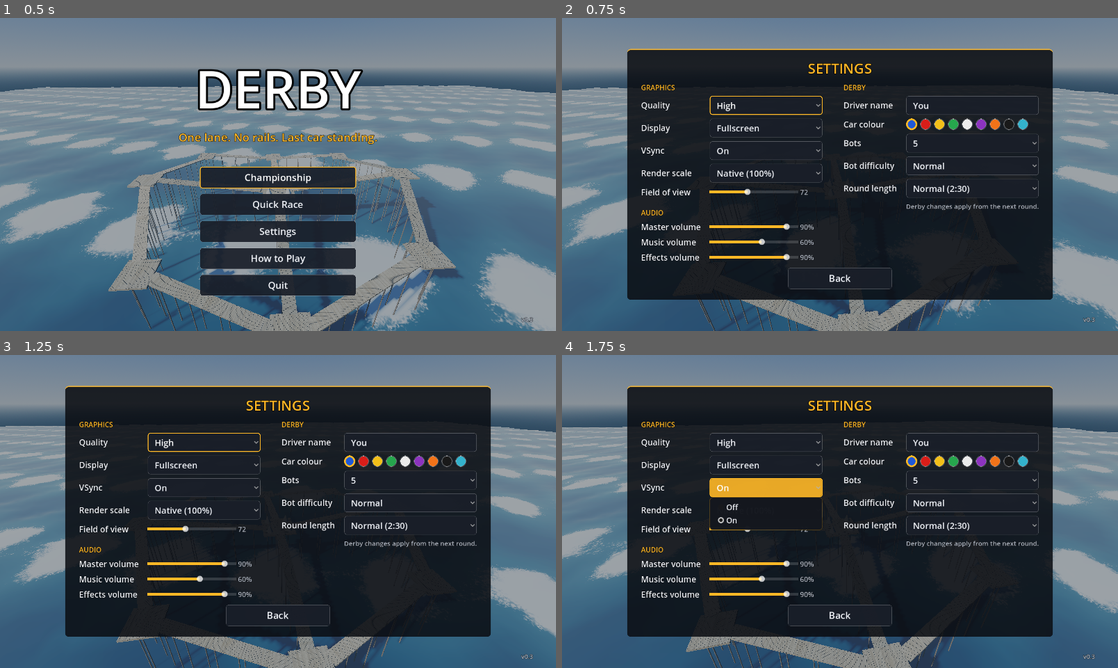
Above: before the commit, frames 1-4 (two rows, left to right).
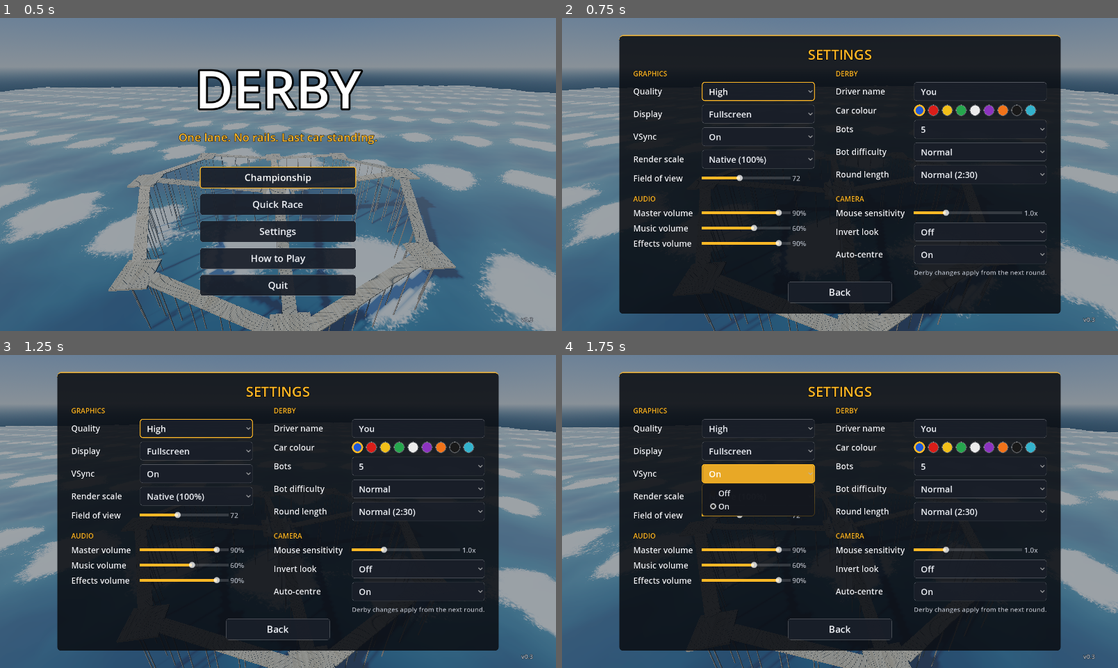
Above: after the commit, the same moments.

Repository: AliHassan35504/derby-game
Game: Godot game, scene res://scenes/main.tscn
Two runs of this game, one before a commit and one after it. Both use one fixed random seed, a clock stepped at 60 frames per second and the inputs below. Sound files missing from this copy of the repository are replaced by a short silence.
Inputs:
- Up to frame 1 (0.5 s): no input
- Up to frame 2 (0.75 s): click "Settings" at 0.5 s
- Up to frame 3 (1.25 s): no input
- Up to frame 4 (1.75 s): click "On" at 1.25 s

Frame 1 is identical in both runs. In frame 2, 18% of the frame differs, in the area x 10-90%, y 5-95%; in frame 3, 18%; in frame 4, 19%.

Commit message:
Free mouse camera with views, look back and zoom; handbrake drifts, air control, damage wear, horn
Co-Authored-By: Claude Opus 5.5 (1M context) <noreply@anthropic.com>
Claude-Session: https://claude.ai/code/session_0111eQb8SzPTEcEAYqp1ZyQB

Diff:
--- a/scripts/bot_controller.gd
+++ b/scripts/bot_controller.gd
@@ -45,8 +45,13 @@
 		return
 	_retarget_in -= delta
 	if _target == null or not _target.alive or _retarget_in <= 0.0:
+		var previous := _target
 		_target = _pick_target()
 		_retarget_in = randf_range(2.0, 4.0)
+		# Now and then a bot honks as it goes after someone new nearby.
+		if _target and _target != previous and randf() < 0.25 \
+				and _target.global_position.distance_to(car.global_position) < 30.0:
+			car.honk()
 
 	var speed := car.get_forward_speed()
 	if _reverse_time > 0.0:
--- a/scripts/car.gd
+++ b/scripts/car.gd
@@ -82,6 +82,18 @@
 ## instead of rolling over on their own. Hits and drops still flip them.
 const ANTI_ROLL := 6.0
 const ROLL_DAMPING := 1.5
+## Air control (player only): how hard the keys pitch and roll the car in
+## the air, per kg, and the fastest spin they can build up.
+const AIR_PITCH := 4.0
+const AIR_ROLL := 1.3
+const AIR_SPIN_LIMIT := 3.0
+## Handbrake: rear wheels lock up and lose grip so the tail slides out.
+const HANDBRAKE_REAR := 15.0
+const HANDBRAKE_GRIP := 0.75
+## Below this health fraction the engine starts to lose power, misfire and
+## the steering pulls to one side.
+const DAMAGE_WEAR_START := 0.5
+const HORN_COOLDOWN := 0.5
 
 @export var car_type := "van"
 @export var display_name := "Car"
@@ -106,6 +118,8 @@
 var brace_input := false
 ## Set true for one frame to request a hop.
 var hop_input := false
+## Lets the steer/throttle keys pitch and roll the car in the air.
+var air_control := false
 
 var nitro := 1.0
 var hop_cooldown := 0.0
@@ -122,6 +136,14 @@
 var _fire: GPUParticles3D
 var _flames: GPUParticles3D
 var _clock := 0.0
+var _front_wheels: Array[VehicleWheel3D] = []
+var _rear_wheels: Array[VehicleWheel3D] = []
+var _tyre_smoke: Array[GPUParticles3D] = []
+var _misfire := 0.0
+var _next_misfire := 2.0
+## Which way a damaged car's steering pulls (-1 or 1).
+var _pull_side := 1.0
+var _horn_ready := 0.0
 
 
 func _init() -> void:
@@ -139,6 +161,7 @@
 	health = max_health
 	center_of_mass_mode = RigidBody3D.CENTER_OF_MASS_MODE_CUSTOM
 	center_of_mass = Vector3(0, stats["com_y"], 0)
+	_pull_side = -1.0 if randf() < 0.5 else 1.0
 	_build_body()
 	_build_wheels()
 	add_child(CarAudio.new())
@@ -175,6 +198,29 @@
 
 func is_nitro_active() -> bool:
 	return alive and controls_enabled and nitro_input and nitro > 0.02
+
+
+## Sounds the horn (ignored while it is still sounding).
+func honk() -> void:
+	if not alive or _clock < _horn_ready:
+		return
+	_horn_ready = _clock + HORN_COOLDOWN
+	var audio := get_node_or_null("CarAudio")
+	if audio:
+		audio.honk()
+
+
+## 1 when healthy, falling towards 0 as damage wears the car out.
+func wear() -> float:
+	return clampf((health / max_health) / DAMAGE_WEAR_START, 0.0, 1.0)
+
+
+func wheels_touching() -> int:
+	var touching := 0
+	for wheel in _front_wheels + _rear_wheels:
+		if wheel.is_in_contact():
+			touching += 1
+	return touching
 
 
 func _physics_process(delta: float) -> void:
@@ -209,6 +255,8 @@
 		_flames.emitting = false
 
 	_stabilize()
+	_air_control()
+	_update_tyre_smoke()
 	_track_contacts()
 	_check_impact_damage()
 	_prev_velocity = linear_velocity
@@ -218,9 +266,23 @@
 	var speed := get_forward_speed()
 	# Positive steering turns the car left.
 	var max_steer := max_steer_at(speed)
-	steering = move_toward(steering, steer_input * max_steer, delta * 3.0)
+	# A badly damaged car pulls to one side; the driver has to fight it.
+	var pull := (1.0 - wear()) * 0.12 * _pull_side
+	steering = move_toward(steering, clampf(steer_input * max_steer + pull, -max_steer, max_steer), delta * 3.0)
 	var engine: float = stats["engine"]
 	var top: float = stats["top_speed"]
+	# Damage costs power and top speed, and a wrecked engine misfires.
+	var worn := wear()
+	engine *= lerpf(0.6, 1.0, worn)
+	top *= lerpf(0.8, 1.0, worn)
+	if worn < 0.6:
+		_next_misfire -= delta
+		if _next_misfire <= 0.0:
+			_misfire = randf_range(0.1, 0.25)
+			_next_misfire = randf_range(0.6, 2.5) * (0.4 + worn)
+	_misfire = maxf(_misfire - delta, 0.0)
+	if _misfire > 0.0:
+		engine *= 0.1
 
 	mass = _base_mass * (BRACE_MASS if brace_input else 1.0)
 	if brace_input:
@@ -249,8 +311,14 @@
 		var power := clampf(1.0 - absf(speed) / limit, 0.0, 1.0)
 		engine_force = throttle_input * engine * power
 		brake = 0.0
-	if handbrake_input:
-		brake = 60.0
+	# The handbrake only locks the rear wheels, so the tail slides out for
+	# handbrake turns and drifts. Setting brake above resets every wheel.
+	var rear_grip: float = stats["grip"] * grip_multiplier * (HANDBRAKE_GRIP if handbrake_input else 1.0)
+	for wheel in _rear_wheels:
+		wheel.wheel_friction_slip = rear_grip
+		if handbrake_input:
+			wheel.brake = maxf(wheel.brake, HANDBRAKE_REAR)
+			wheel.engine_force = 0.0
 
 	if hop_input:
 		hop_input = false
@@ -270,6 +338,31 @@
 	var roll := global_basis.x.y
 	var roll_rate := angular_velocity.dot(forward)
 	apply_torque(-forward * (roll * ANTI_ROLL + roll_rate * ROLL_DAMPING) * _base_mass)
+
+
+## Lets the player straighten the car in the air: throttle/reverse pitch
+## the nose down/up and steering rolls it, like GTA.
+func _air_control() -> void:
+	if not air_control or not controls_enabled or wheels_touching() > 0:
+		return
+	var right := global_basis.x
+	var forward := get_forward()
+	var pitch_rate := angular_velocity.dot(right)
+	var roll_rate := angular_velocity.dot(forward)
+	var pitch := throttle_input
+	var roll := -steer_input
+	if absf(pitch_rate) < AIR_SPIN_LIMIT or signf(pitch_rate) != signf(pitch):
+		apply_torque(right * pitch * AIR_PITCH * mass)
+	if absf(roll_rate) < AIR_SPIN_LIMIT or signf(roll_rate) != signf(roll):
+		apply_torque(forward * roll * AIR_ROLL * mass)
+
+
+func _update_tyre_smoke() -> void:
+	var speed := linear_velocity.length()
+	for i in _rear_wheels.size():
+		var wheel := _rear_wheels[i]
+		var sliding := wheel.is_in_contact() and wheel.get_skidinfo() < 0.35 and speed > 4.0
+		_tyre_smoke[i].emitting = sliding and alive
 
 
 func _track_contacts() -> void:
@@ -452,3 +545,12 @@
 			wheel.wheel_roll_influence = 0.12
 			wheel.add_child(CarVisuals.build_wheel(radius, width, stats["style"]))
 			add_child(wheel)
+			if end > 0.0:
+				_front_wheels.append(wheel)
+			else:
+				_rear_wheels.append(wheel)
+				var smoke := _make_particles(Color(0.85, 0.85, 0.85, 0.35), 0.45, 1.4, 1.2, 20)
+				smoke.position = wheel.position + Vector3(0, -radius * 0.8, 0)
+				(smoke.process_material as ParticleProcessMaterial).scale_max = 2.4
+				(smoke.process_material as ParticleProcessMaterial).gravity = Vector3(0, 0.4, 0)
+				_tyre_smoke.append(smoke)
--- a/scripts/chase_camera.gd
+++ b/scripts/chase_camera.gd
@@ -1,10 +1,21 @@
 class_name ChaseCamera
 extends Camera3D
-## Third-person camera. Follows behind a car, shakes on big hits, and can
-## instead slowly orbit a point (used on the Next Derby screen).
+## Third-person camera. Follows behind a car with a free look you steer with
+## the mouse or right stick (it swings back behind the car a moment after you
+## let go while driving), has near / far / hood views, a look-back button,
+## mouse-wheel zoom, pulls in when scenery is in the way and shakes on big
+## hits. Can instead slowly orbit a point (used on the Next Derby screen).
 
-@export var distance := 9.5
-@export var height := 4.0
+enum View { NEAR, FAR, HOOD }
+const VIEW_NAMES := ["Near chase", "Far chase", "Hood"]
+## Distance and height behind the car for the chase views.
+const VIEW_OFFSETS := [Vector2(8.5, 3.2), Vector2(13.0, 5.0)]
+const MIN_PITCH := -0.45
+const MAX_PITCH := 1.2
+## Seconds without look input before the camera swings back behind the car.
+const RECENTER_DELAY := 1.4
+const STICK_SPEED := 2.6
+
 @export var smoothing := 6.0
 
 var target: DerbyCar
@@ -12,13 +23,56 @@
 var orbit_radius := 90.0
 var orbit_height := 45.0
 var orbiting := false
+var view := View.NEAR
+## Player-controlled look: yaw is relative to the car's heading.
+var look_yaw := 0.0
+var look_pitch := 0.0
+var zoom := 1.0
+var look_back := false
+## Free look on/off (off in menus, autotest and while spectating with no input).
+var free_look_enabled := true
+var base_fov := 72.0
 
 var _trauma := 0.0
 var _orbit_angle := 0.0
+var _heading := 0.0
+var _idle := 10.0
+var _ray_hit := 0.0
 
 
 func add_trauma(amount: float) -> void:
 	_trauma = clampf(_trauma + amount, 0.0, 1.0)
+
+
+func cycle_view() -> String:
+	view = ((view + 1) % VIEW_NAMES.size()) as View
+	reset_look()
+	return VIEW_NAMES[view]
+
+
+func reset_look() -> void:
+	look_yaw = 0.0
+	look_pitch = 0.0
+	_idle = 10.0
+
+
+func _unhandled_input(event: InputEvent) -> void:
+	if orbiting or not free_look_enabled or target == null:
+		return
+	if event is InputEventMouseMotion and Input.mouse_mode == Input.MOUSE_MODE_CAPTURED:
+		var sens := 0.0025 * GameSettings.mouse_sensitivity
+		var motion: Vector2 = event.relative
+		look_yaw -= motion.x * sens
+		var dy := motion.y * sens * (-1.0 if GameSettings.invert_y else 1.0)
+		look_pitch = clampf(look_pitch + dy, MIN_PITCH, MAX_PITCH)
+		_idle = 0.0
+	elif event is InputEventMouseButton and event.pressed:
+		if event.button_index == MOUSE_BUTTON_WHEEL_UP:
+			zoom = clampf(zoom - 0.08, 0.6, 1.6)
+		elif event.button_index == MOUSE_BUTTON_WHEEL_DOWN:
+			zoom = clampf(zoom + 0.08, 0.6, 1.6)
+		elif event.button_index == MOUSE_BUTTON_MIDDLE:
+			reset_look()
 
 
 func _process(delta: float) -> void:
@@ -29,22 +83,96 @@
 		var offset := Vector3(cos(_orbit_angle), 0, sin(_orbit_angle)) * orbit_radius
 		global_position = orbit_center + offset + Vector3.UP * orbit_height
 		look_at(orbit_center, Vector3.UP)
+		fov = base_fov
 		return
 	if target == null or not is_instance_valid(target):
 		return
+	_read_stick(real_delta)
+	_idle += real_delta
+
 	var forward := target.get_forward()
-	forward.y = 0.0
-	if forward.length() < 0.1:
-		forward = Vector3.FORWARD
-	forward = forward.normalized()
+	var flat := Vector3(forward.x, 0.0, forward.z)
+	if flat.length() > 0.1:
+		var heading := atan2(flat.x, flat.z)
+		# Swing round smoothly, faster when the gap is big.
+		_heading = lerp_angle(_heading, heading, clampf(4.0 * real_delta, 0.0, 1.0))
+	var speed := target.linear_velocity.length()
+	if GameSettings.auto_center and _idle > RECENTER_DELAY and speed > 3.0:
+		var rate := clampf(real_delta * 2.2, 0.0, 1.0)
+		look_yaw = lerp_angle(look_yaw, 0.0, rate)
+		look_pitch = lerpf(look_pitch, 0.0, rate)
+
+	if view == View.HOOD:
+		_hood_view(real_delta, forward)
+	else:
+		_chase_view(real_delta, speed)
+
+	# A little wider at speed and on nitro, for a sense of pace.
+	var kick := clampf(speed / 30.0, 0.0, 1.0) * 6.0 + (5.0 if target.is_nitro_active() else 0.0)
+	fov = lerpf(fov, base_fov + kick, clampf(real_delta * 3.0, 0.0, 1.0))
+	_shake(real_delta)
+
+
+func _read_stick(real_delta: float) -> void:
+	if not free_look_enabled:
+		return
+	var stick := Vector2(Input.get_joy_axis(0, JOY_AXIS_RIGHT_X), Input.get_joy_axis(0, JOY_AXIS_RIGHT_Y))
+	if stick.length() < 0.2:
+		return
+	look_yaw -= stick.x * STICK_SPEED * real_delta
+	var dy := stick.y * STICK_SPEED * 0.6 * real_delta * (-1.0 if GameSettings.invert_y else 1.0)
+	look_pitch = clampf(look_pitch + dy, MIN_PITCH, MAX_PITCH)
+	_idle = 0.0
+
+
+func _chase_view(real_delta: float, _speed: float) -> void:
 	var size: Vector3 = target.stats["size"]
-	var dist := distance + size.z * 0.4
-	var desired := target.global_position - forward * dist + Vector3.UP * (height + size.y * 0.5)
-	global_position = global_position.lerp(desired, clampf(smoothing * real_delta, 0.0, 1.0))
-	var look_at_point := target.global_position + Vector3.UP * 1.0
-	if global_position.distance_to(look_at_point) > 0.5:
-		look_at(look_at_point, Vector3.UP)
+	var offsets: Vector2 = VIEW_OFFSETS[view]
+	var dist := (offsets.x + size.z * 0.4) * zoom
+	var height := offsets.y + size.y * 0.5
+	var yaw := _heading + look_yaw + (PI if look_back else 0.0)
+	# Pitch the boom: the base height plus whatever the player looks down by.
+	var base_pitch := atan2(height, dist)
+	var pitch := clampf(base_pitch + look_pitch, -0.2, 1.35)
+	var boom := Vector3(sin(yaw) * cos(pitch), sin(pitch), cos(yaw) * cos(pitch))
+	var pivot := target.global_position + Vector3.UP * (1.0 + size.y * 0.25)
+	var length := Vector2(dist, height).length()
+	var desired := pivot - Vector3(boom.x, -boom.y, boom.z) * length
+	desired = _avoid_scenery(pivot, desired)
+	# Follow tightly in free look so the mouse feels direct.
+	var follow := smoothing * (2.5 if _idle < 0.3 or look_back else 1.0)
+	global_position = global_position.lerp(desired, clampf(follow * real_delta, 0.0, 1.0))
+	if look_back:
+		global_position = desired
+	if global_position.distance_to(pivot) > 0.5:
+		look_at(pivot, Vector3.UP)
 
+
+func _hood_view(_real_delta: float, forward: Vector3) -> void:
+	var size: Vector3 = target.stats["size"]
+	var basis := target.global_basis
+	global_position = target.global_position + basis.y * (size.y * 0.5 + 0.35) + forward * (size.z * 0.12)
+	var dir := forward.rotated(basis.y, look_yaw + (PI if look_back else 0.0))
+	dir = dir.rotated(basis.x.normalized(), look_pitch * 0.8)
+	look_at(global_position + dir * 10.0, basis.y)
+
+
+## Pulls the camera in front of walls, pillars and roads between it and the car.
+func _avoid_scenery(pivot: Vector3, desired: Vector3) -> Vector3:
+	var space := get_world_3d().direct_space_state
+	if space == null:
+		return desired
+	var query := PhysicsRayQueryParameters3D.create(pivot, desired, 1)
+	query.exclude = [target.get_rid()]
+	var hit := space.intersect_ray(query)
+	if hit.is_empty():
+		return desired
+	var point: Vector3 = hit["position"]
+	var back := (desired - pivot).normalized()
+	return point - back * 0.4
+
+
+func _shake(real_delta: float) -> void:
 	if _trauma > 0.0:
 		_trauma = maxf(_trauma - real_delta * 1.5, 0.0)
 		var shake := _trauma * _trauma
@@ -61,6 +189,9 @@
 	if target == null:
 		return
 	orbiting = false
+	reset_look()
 	var forward := target.get_forward()
-	global_position = target.global_position - forward * distance + Vector3.UP * height
+	_heading = atan2(forward.x, forward.z)
+	var offsets: Vector2 = VIEW_OFFSETS[View.FAR if view == View.FAR else View.NEAR]
+	global_position = target.global_position - forward * offsets.x + Vector3.UP * offsets.y
 	look_at(target.global_position + Vector3.UP, Vector3.UP)
--- a/scripts/game.gd
+++ b/scripts/game.gd
@@ -73,7 +73,10 @@
 	_setup_input()
 	camera = ChaseCamera.new()
 	camera.fov = GameSettings.fov
+	camera.base_fov = GameSettings.fov
 	camera.far = 3000.0
+	camera.view = GameSettings.camera_view as ChaseCamera.View
+	camera.free_look_enabled = not autotest
 	add_child(camera)
 	hud = DerbyHud.new()
 	add_child(hud)
@@ -265,6 +268,18 @@
 		hud.update_player(player)
 
 
+## Captures the mouse for free look while driving; frees it in menus,
+## results and the pause menu (which shows it when it opens).
+func _process(_delta: float) -> void:
+	if autotest:
+		return
+	camera.look_back = Input.is_action_pressed("look_back") and state in [State.COUNTDOWN, State.FIGHT]
+	var drive := state in [State.INTRO, State.COUNTDOWN, State.FIGHT] and DisplayServer.window_is_focused()
+	var mode_wanted := Input.MOUSE_MODE_CAPTURED if drive else Input.MOUSE_MODE_VISIBLE
+	if Input.mouse_mode != mode_wanted:
+		Input.mouse_mode = mode_wanted
+
+
 func _fight_step(delta: float) -> void:
 	round_time += delta
 	var remaining := round_length - round_time
@@ -317,6 +332,10 @@
 		show_menu()
 	elif state == State.RESULTS and event.is_action_pressed("ui_accept") and _state_time > 1.5:
 		_next_round()
+	elif event.is_action_pressed("camera_view"):
+		hud.add_feed("Camera: " + camera.cycle_view())
+		GameSettings.camera_view = camera.view
+		GameSettings.save_settings()
 	elif event.is_action_pressed("restart"):
 		start_round()
 	elif event.is_action_pressed("graphics"):
@@ -490,7 +509,7 @@
 
 
 func _apply_settings() -> void:
-	camera.fov = GameSettings.fov
+	camera.base_fov = GameSettings.fov
 	if map:
 		map.apply_quality(GameSettings.quality)
 	hud.set_quality(GameSettings.QUALITY_NAMES[GameSettings.quality])
@@ -542,6 +561,9 @@
 	_add_action("graphics", [KEY_F3], -1, 0.0)
 	_add_action("spectate_next", [KEY_RIGHT, KEY_D], -1, 0.0, JOY_BUTTON_DPAD_RIGHT)
 	_add_action("spectate_prev", [KEY_LEFT, KEY_A], -1, 0.0, JOY_BUTTON_DPAD_LEFT)
+	_add_action("camera_view", [KEY_V], -1, 0.0, JOY_BUTTON_Y)
+	_add_action("look_back", [KEY_C], -1, 0.0, JOY_BUTTON_RIGHT_STICK)
+	_add_action("horn", [KEY_H], -1, 0.0, JOY_BUTTON_LEFT_STICK)
 
 
 func _add_action(action: String, keys: Array, axis: int, axis_dir: float, button := -1) -> void:
--- a/scripts/game_settings.gd
+++ b/scripts/game_settings.gd
@@ -1,7 +1,7 @@
 class_name GameSettings
 extends RefCounted
 ## Player settings, saved to user://settings.cfg between runs: graphics,
-## display, audio volumes and the derby rules picked in the menu.
+## display, audio volumes, camera and the derby rules picked in the menu.
 
 const PATH := "user://settings.cfg"
 const QUALITY_NAMES := ["Low", "Medium", "High"]
@@ -26,6 +26,11 @@
 static var round_length := 1
 static var player_name := "You"
 static var player_color := 0
+static var mouse_sensitivity := 1.0
+static var invert_y := false
+## Swing the camera back behind the car after free look.
+static var auto_center := true
+static var camera_view := 0
 
 
 static func load_settings() -> void:
@@ -47,6 +52,10 @@
 	if player_name == "":
 		player_name = "You"
 	player_color = clampi(cfg.get_value("player", "color", player_color), 0, DerbyCar.BODY_COLORS.size() - 1)
+	mouse_sensitivity = clampf(cfg.get_value("camera", "mouse_sensitivity", mouse_sensitivity), 0.2, 3.0)
+	invert_y = cfg.get_value("camera", "invert_y", invert_y)
+	auto_center = cfg.get_value("camera", "auto_center", auto_center)
+	camera_view = clampi(cfg.get_value("camera", "view", camera_view), 0, ChaseCamera.VIEW_NAMES.size() - 1)
 
 
 static func save_settings() -> void:
@@ -64,6 +73,10 @@
 	cfg.set_value("derby", "round_length", round_length)
 	cfg.set_value("player", "name", player_name)
 	cfg.set_value("player", "color", player_color)
+	cfg.set_value("camera", "mouse_sensitivity", mouse_sensitivity)
+	cfg.set_value("camera", "invert_y", invert_y)
+	cfg.set_value("camera", "auto_center", auto_center)
+	cfg.set_value("camera", "view", camera_view)
 	cfg.save(PATH)
 
 
--- a/scripts/hud.gd
+++ b/scripts/hud.gd
@@ -89,7 +89,7 @@
 	root.add_child(_spectate_label)
 
 	var hint := _make_label(14)
-	hint.text = "W/S drive · A/D steer · Shift nitro · E hop · Q brace · Space handbrake · Esc pause"
+	hint.text = "W/S drive · A/D steer · Shift nitro · E hop · Q brace · Space handbrake · Mouse look · V camera · C look back · H horn · Esc pause"
 	hint.modulate = Color(1, 1, 1, 0.7)
 	_place(hint, Vector2(0, 1), Rect2(24, -40, 1000, 0))
 	root.add_child(hint)
--- a/scripts/player_controller.gd
+++ b/scripts/player_controller.gd
@@ -3,6 +3,10 @@
 ## Drives the parent car from keyboard or gamepad input.
 
 @onready var car: DerbyCar = get_parent()
+
+
+func _ready() -> void:
+	car.air_control = true
 
 
 func _physics_process(_delta: float) -> void:
@@ -14,3 +18,5 @@
 	car.brace_input = Input.is_action_pressed("brace")
 	if Input.is_action_just_pressed("hop"):
 		car.hop_input = true
+	if Input.is_action_just_pressed("horn"):
+		car.honk()
--- a/scripts/ui/pause_menu.gd
+++ b/scripts/ui/pause_menu.gd
@@ -63,6 +63,7 @@
 	_buttons.visible = true
 	_settings.visible = false
 	get_tree().paused = true
+	Input.mouse_mode = Input.MOUSE_MODE_VISIBLE
 	_first.grab_focus()
 
 
--- a/scripts/ui/settings_panel.gd
+++ b/scripts/ui/settings_panel.gd
@@ -74,6 +74,13 @@
 			func(i: int) -> void: GameSettings.difficulty = i)
 	_option(right, "Round length", GameSettings.ROUND_LENGTH_NAMES, GameSettings.round_length,
 			func(i: int) -> void: GameSettings.round_length = i)
+	_section(right, "Camera")
+	_slider(right, "Mouse sensitivity", 0.2, 3.0, 0.1, GameSettings.mouse_sensitivity,
+			func(v: float) -> void: GameSettings.mouse_sensitivity = v)
+	_option(right, "Invert look", ["Off", "On"], 1 if GameSettings.invert_y else 0,
+			func(i: int) -> void: GameSettings.invert_y = i == 1)
+	_option(right, "Auto-centre", ["Off", "On"], 1 if GameSettings.auto_center else 0,
+			func(i: int) -> void: GameSettings.auto_center = i == 1)
 	var note := UiKit.label("Derby changes apply from the next round.", 15, UiKit.MUTED)
 	right.add_child(Control.new())
 	right.add_child(note)
@@ -150,7 +157,10 @@
 	var readout := UiKit.label("", 16, UiKit.MUTED)
 	readout.custom_minimum_size.x = 52
 	var show_value := func(v: float) -> void:
-		readout.text = str(int(v)) if high > 1.0 else "%d%%" % roundi(v * 100.0)
+		if high <= 1.0:
+			readout.text = "%d%%" % roundi(v * 100.0)
+		else:
+			readout.text = str(int(v)) if step >= 1.0 else "%.1fx" % v
 	show_value.call(value)
 	slider.value_changed.connect(func(v: float) -> void:
 		show_value.call(v)
--- /dev/null
+++ b/tests/handling_test.gd
@@ -0,0 +1,134 @@
+extends SceneTree
+# Checks the driving mechanics on a flat test floor: the handbrake slides the
+# tail out, air control pitches and rolls the car, and a worn-out car is
+# slower than a healthy one. Run with:
+#   godot --headless --path . -s tests/handling_test.gd
+
+const FLOOR_Y := 0.0
+
+var _phase := 0
+var _t := 0.0
+var _car: DerbyCar
+var _results := {}
+var _failures: Array[String] = []
+
+
+func _initialize() -> void:
+	var floor_body := StaticBody3D.new()
+	var shape := CollisionShape3D.new()
+	var box := BoxShape3D.new()
+	box.size = Vector3(1000, 1, 1000)
+	shape.shape = box
+	shape.position.y = FLOOR_Y - 0.5
+	floor_body.add_child(shape)
+	root.add_child(floor_body)
+
+
+func _spawn(pos: Vector3, health_fraction := 1.0) -> DerbyCar:
+	if _car:
+		_car.queue_free()
+	var car := DerbyCar.new()
+	car.car_type = "sports"
+	car.position = pos
+	root.add_child(car)
+	car.health = car.max_health * health_fraction
+	car.controls_enabled = true
+	_car = car
+	_t = 0.0
+	return car
+
+
+## Yaw change while a car at speed steers hard, with or without handbrake.
+func _turn_phase(delta: float, handbrake: bool, key: String) -> bool:
+	if _t == 0.0:
+		_spawn(Vector3(0, 1.5, 0))
+	_t += delta
+	_car.throttle_input = 1.0 if _t < 3.0 else 0.0
+	if _t >= 3.0:
+		_car.steer_input = 1.0
+		_car.handbrake_input = handbrake
+	if _t >= 3.0 and not _results.has(key + "_start"):
+		_results[key + "_start"] = _car.global_basis.z
+		_results[key + "_speed"] = _car.get_forward_speed()
+	if _t >= 4.2:
+		var start: Vector3 = _results[key + "_start"]
+		_results[key] = rad_to_deg(start.signed_angle_to(_car.global_basis.z, Vector3.UP))
+		# How far the travel direction lags behind where the nose points.
+		var v := _car.linear_velocity
+		_results[key + "_slip"] = rad_to_deg(absf(Vector3(v.x, 0, v.z).signed_angle_to(_car.global_basis.z, Vector3.UP)))
+		return true
+	return false
+
+
+func _air_phase(delta: float, control: bool, key: String) -> bool:
+	if _t == 0.0:
+		_spawn(Vector3(50, 200, 50))
+		_car.air_control = control
+	_t += delta
+	_car.throttle_input = 1.0
+	_car.steer_input = 1.0
+	if _t >= 1.0:
+		var b := _car.global_basis
+		_results[key + "_pitch"] = rad_to_deg(asin(clampf(-b.z.y, -1, 1)))
+		_results[key + "_roll"] = rad_to_deg(asin(clampf(b.x.y, -1, 1)))
+		return true
+	return false
+
+
+func _speed_phase(delta: float, health_fraction: float, key: String) -> bool:
+	if _t == 0.0:
+		_spawn(Vector3(-100, 1.5, -100), health_fraction)
+	_t += delta
+	_car.throttle_input = 1.0
+	if _t >= 5.0:
+		_results[key] = _car.get_forward_speed()
+		return true
+	return false
+
+
+func _physics_process(delta: float) -> bool:
+	var done := false
+	match _phase:
+		0:
+			done = _turn_phase(delta, false, "grip")
+		1:
+			done = _turn_phase(delta, true, "handbrake")
+		2:
+			done = _air_phase(delta, true, "air")
+		3:
+			done = _air_phase(delta, false, "noair")
+		4:
+			done = _speed_phase(delta, 1.0, "healthy")
+		5:
+			done = _speed_phase(delta, 0.15, "worn")
+		_:
+			_report()
+			return true
+	if done:
+		_phase += 1
+		_t = 0.0
+	return false
+
+
+func _report() -> void:
+	print("handling: ", _results)
+	if absf(_results["handbrake_slip"]) < absf(_results["grip_slip"]) + 8.0:
+		_failures.append("handbrake does not slide the tail out (slip %.1f vs %.1f)" % [_results["handbrake_slip"], _results["grip_slip"]])
+	if absf(_results["handbrake_slip"]) > 80.0:
+		_failures.append("handbrake spins the car right round (slip %.1f)" % _results["handbrake_slip"])
+	# Positive pitch is nose down, negative roll is rolled to the left.
+	if _results["air_pitch"] < 15.0:
+		_failures.append("air control did not pitch the nose down (%.1f)" % _results["air_pitch"])
+	if _results["air_roll"] > -10.0:
+		_failures.append("air control did not roll the car (%.1f)" % _results["air_roll"])
+	if absf(_results["noair_pitch"]) > 5.0 or absf(_results["noair_roll"]) > 5.0:
+		_failures.append("bots get air control")
+	if _results["worn"] > _results["healthy"] * 0.92:
+		_failures.append("a worn car is not slower (%.1f vs %.1f)" % [_results["worn"], _results["healthy"]])
+	if _failures.is_empty():
+		print("HANDLING TEST PASS")
+		quit(0)
+	else:
+		for f in _failures:
+			print("FAIL: ", f)
+		quit(1)
Not shown, changed: .github/workflows/ci.yml
Not shown, changed: README.md
